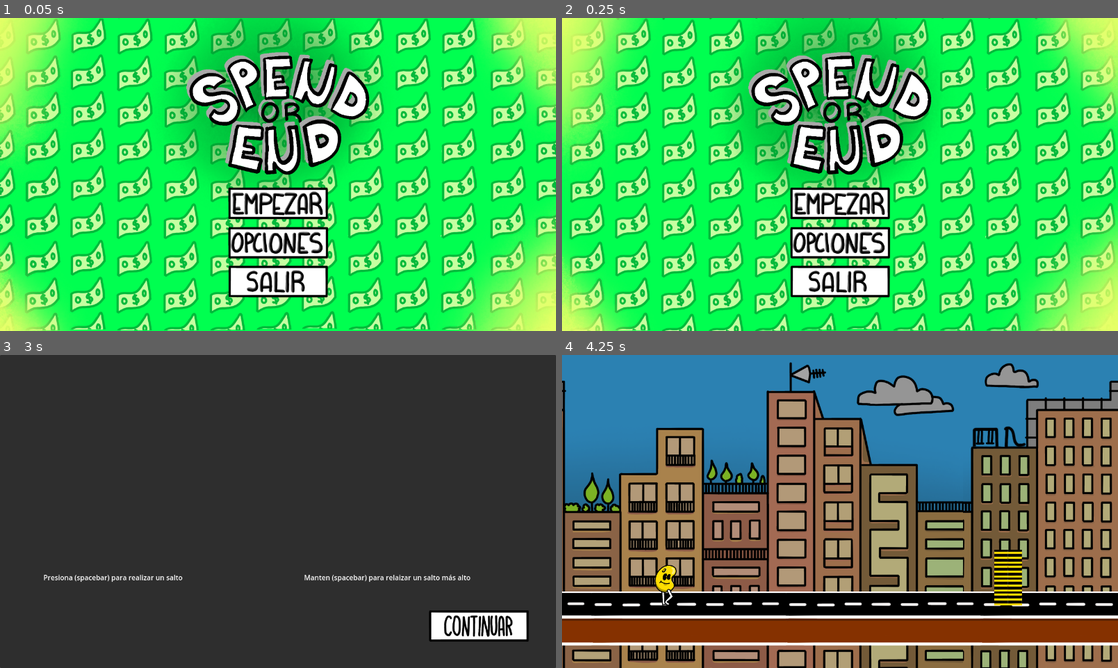
Above: before the commit, frames 1-4 (two rows, left to right).
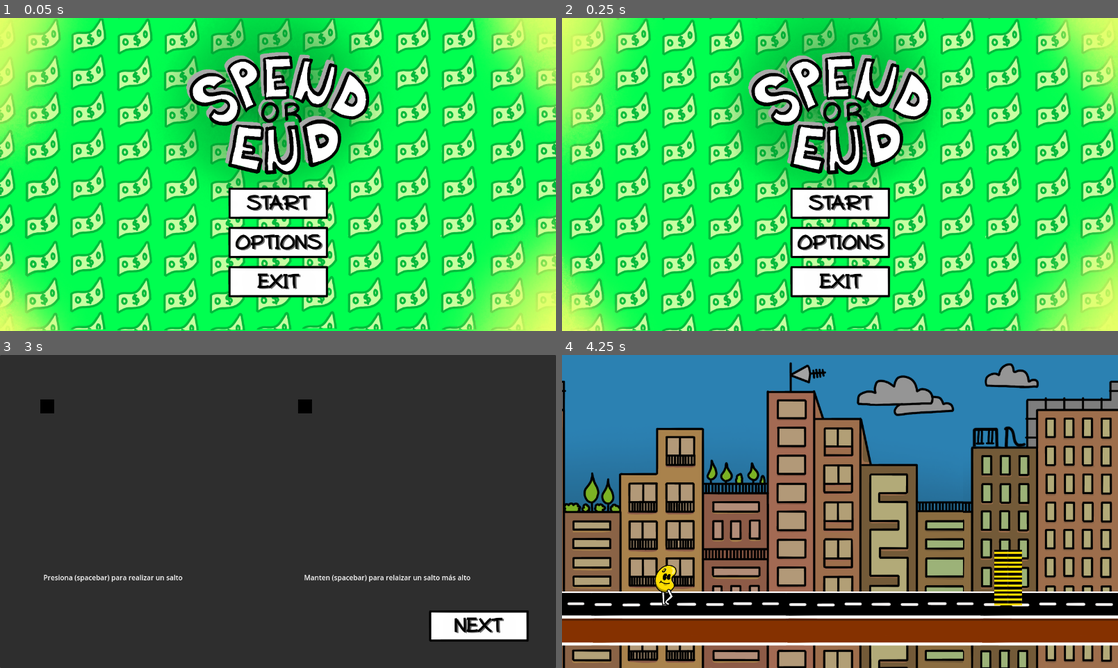
Above: after the commit, the same moments.

Repository: Passaaaa/spend_or_end
Game: Godot game, scene res://02_scenes/04_scenes/03_screens/MainMenu.tscn
Same seed, same stepped clock (60 frames per second), same inputs: the game is played once before the commit and once after it. This scene is started directly instead of the project's main scene. Video files are missing from this copy of the repository; at most half a second of black plays in their place.
Inputs (mouse positions are in pixels of both pictures, inside the frame that each line leads up to):
- Up to frame 1 (0.05 s): no input
- Up to frame 2 (0.25 s): no input
- Up to frame 3 (3 s): click (278, 580) at 0.5 s; click "VOLVER" at 1.25 s; click (278, 539) at 2 s; click (478, 627) at 2.75 s
- Up to frame 4 (4.25 s): click (1040, 627) at 3.5 s

The runs differ from the first frame. In frame 1, 2.6% of the frame differs, in the area x 41-59%, y 54-90%; in frame 2, 2.6%; in frame 3, 0.8%; in frame 4, nothing differs.

Commit message:
probar cosas de ui

Diff:
--- a/02_scenes/04_scenes/03_screens/MainMenu.tscn
+++ b/02_scenes/04_scenes/03_screens/MainMenu.tscn
@@ -1,21 +1,18 @@
-[gd_scene load_steps=22 format=3 uid="uid://cfcmhdj054sqe"]
+[gd_scene load_steps=19 format=3 uid="uid://cfcmhdj054sqe"]
 
 [ext_resource type="Script" path="res://03_scripts/03_UI/MainMenu.gd" id="1_77v5r"]
 [ext_resource type="Texture2D" uid="uid://d227a8uaur7pc" path="res://01_assets/01_sprites/03_UI/Background.png" id="2_qgjhp"]
 [ext_resource type="Texture2D" uid="uid://cspnj51jwyur3" path="res://01_assets/01_sprites/03_UI/Title.png" id="3_gn24h"]
 [ext_resource type="Texture2D" uid="uid://cs5lkr2wk0jtv" path="res://01_assets/01_sprites/03_UI/BackGif01.png" id="3_nequp"]
-[ext_resource type="Texture2D" uid="uid://cthej8geo7ylh" path="res://01_assets/01_sprites/03_UI/Buttons/Empezar.png" id="4_regyy"]
 [ext_resource type="Texture2D" uid="uid://cf5jrht86htey" path="res://01_assets/01_sprites/03_UI/BackGif02.png" id="4_yx8lb"]
-[ext_resource type="Texture2D" uid="uid://cuorpnvflri2b" path="res://01_assets/01_sprites/03_UI/Buttons/Opciones.png" id="5_1t867"]
-[ext_resource type="Texture2D" uid="uid://bab6wjngx1l7p" path="res://01_assets/01_sprites/03_UI/Buttons/EmpezarPressed.png" id="5_lpky5"]
-[ext_resource type="Texture2D" uid="uid://b7oyq1qj1oyj3" path="res://01_assets/01_sprites/03_UI/Buttons/Empezar Hovered.png" id="5_vs0m2"]
 [ext_resource type="Texture2D" uid="uid://08e0uhrwx56q" path="res://01_assets/01_sprites/03_UI/BackGif03.png" id="5_wbweq"]
-[ext_resource type="Texture2D" uid="uid://cg27ikts5oepd" path="res://01_assets/01_sprites/03_UI/Buttons/Salir.png" id="6_fomvh"]
 [ext_resource type="Texture2D" uid="uid://cdt76t6c30uqf" path="res://01_assets/01_sprites/03_UI/Background02.png" id="6_r320i"]
-[ext_resource type="Texture2D" uid="uid://3k7id4mstwxq" path="res://01_assets/01_sprites/03_UI/Buttons/OpcionesPressed.png" id="8_uk86y"]
-[ext_resource type="Texture2D" uid="uid://d0uv7gvn3xp8a" path="res://01_assets/01_sprites/03_UI/Buttons/OpcionesHovered.png" id="9_n4jg1"]
-[ext_resource type="Texture2D" uid="uid://2idbhj6a5pyt" path="res://01_assets/01_sprites/03_UI/Buttons/SalirPressed.png" id="11_s01ie"]
-[ext_resource type="Texture2D" uid="uid://bfc75xiugt4sl" path="res://01_assets/01_sprites/03_UI/Buttons/SalirHovered.png" id="12_beful"]
+[ext_resource type="Texture2D" uid="uid://dlwip8214ukye" path="res://01_assets/01_sprites/03_UI/Buttons/Normal.png" id="8_rsdn2"]
+[ext_resource type="Texture2D" uid="uid://b0fdp0dlgajaa" path="res://01_assets/01_sprites/03_UI/Buttons/Pressed.png" id="9_8y1c4"]
+[ext_resource type="Texture2D" uid="uid://b7gcup3qgw0ti" path="res://01_assets/01_sprites/03_UI/Buttons/Hovered.png" id="10_oru7d"]
+[ext_resource type="LabelSettings" uid="uid://bhjg7yugc5g58" path="res://03_scripts/03_UI/ButtonLabelSettings.tres" id="11_njyvy"]
+[ext_resource type="VideoStream" path="res://01_assets/01_sprites/03_UI/Tuto/Salto.ogv" id="12_scw4j"]
+[ext_resource type="VideoStream" path="res://01_assets/01_sprites/03_UI/Tuto/Doblesalto.ogv" id="13_upulp"]
 [ext_resource type="Texture2D" uid="uid://8x0rjv0kt4vx" path="res://01_assets/01_sprites/03_UI/Buttons/Continuar.png" id="17_usoc3"]
 [ext_resource type="Texture2D" uid="uid://bvejhrmmeopk" path="res://01_assets/01_sprites/03_UI/Buttons/ContinuarPressed.png" id="18_k6xlx"]
 [ext_resource type="Texture2D" uid="uid://7b1yds1iyf6v" path="res://01_assets/01_sprites/03_UI/Buttons/ContinuarHovered.png" id="19_b3dyj"]
@@ -43,6 +40,7 @@
 script = ExtResource("1_77v5r")
 
 [node name="Background" type="TextureRect" parent="."]
+visible = false
 offset_right = 1280.0
 offset_bottom = 720.0
 texture = ExtResource("2_qgjhp")
@@ -78,28 +76,155 @@
 stretch_mode = 5
 
 [node name="Button_empezar" type="TextureButton" parent="Background/VBoxContainer"]
+clip_children = 2
 layout_mode = 2
-texture_normal = ExtResource("4_regyy")
-texture_pressed = ExtResource("5_lpky5")
-texture_hover = ExtResource("5_vs0m2")
-stretch_mode = 3
+texture_normal = ExtResource("8_rsdn2")
+texture_pressed = ExtResource("9_8y1c4")
+texture_hover = ExtResource("10_oru7d")
+stretch_mode = 3
+
+[node name="Label" type="Label" parent="Background/VBoxContainer/Button_empezar"]
+layout_mode = 1
+anchors_preset = -1
+anchor_left = 0.251
+anchor_top = 0.168
+anchor_right = 0.749
+anchor_bottom = 0.832
+offset_left = -0.110016
+offset_right = 0.109985
+grow_horizontal = 2
+grow_vertical = 2
+text = "START"
+label_settings = ExtResource("11_njyvy")
+horizontal_alignment = 1
+vertical_alignment = 1
+autowrap_mode = 3
+clip_text = true
+text_direction = 1
 
 [node name="Button_opciones" type="TextureButton" parent="Background/VBoxContainer"]
 layout_mode = 2
-texture_normal = ExtResource("5_1t867")
-texture_pressed = ExtResource("8_uk86y")
-texture_hover = ExtResource("9_n4jg1")
-stretch_mode = 3
+texture_normal = ExtResource("8_rsdn2")
+texture_pressed = ExtResource("9_8y1c4")
+texture_hover = ExtResource("10_oru7d")
+stretch_mode = 3
+
+[node name="Label" type="Label" parent="Background/VBoxContainer/Button_opciones"]
+layout_mode = 1
+anchors_preset = -1
+anchor_left = 0.249
+anchor_top = 0.168
+anchor_right = 0.741
+anchor_bottom = 0.832
+offset_left = 0.109985
+offset_right = 5.98996
+text = "OPTIONS"
+label_settings = ExtResource("11_njyvy")
+horizontal_alignment = 1
+vertical_alignment = 1
 
 [node name="Button_salir" type="TextureButton" parent="Background/VBoxContainer"]
 layout_mode = 2
 toggle_mode = true
-texture_normal = ExtResource("6_fomvh")
-texture_pressed = ExtResource("11_s01ie")
-texture_hover = ExtResource("12_beful")
-stretch_mode = 3
+texture_normal = ExtResource("8_rsdn2")
+texture_pressed = ExtResource("9_8y1c4")
+texture_hover = ExtResource("10_oru7d")
+stretch_mode = 3
+
+[node name="Label" type="Label" parent="Background/VBoxContainer/Button_salir"]
+layout_mode = 1
+anchors_preset = -1
+anchor_left = 0.249
+anchor_top = 0.168
+anchor_right = 0.741
+anchor_bottom = 0.832
+offset_left = 0.109985
+offset_right = 5.98996
+text = "EXIT"
+label_settings = ExtResource("11_njyvy")
+horizontal_alignment = 1
+vertical_alignment = 1
 
 [node name="TutorialPanel" type="Panel" parent="."]
+anchors_preset = 15
+anchor_right = 1.0
+anchor_bottom = 1.0
+grow_horizontal = 2
+grow_vertical = 2
+
+[node name="Label_saltoSimple" type="Label" parent="TutorialPanel"]
+layout_mode = 0
+offset_left = 100.0
+offset_top = 500.0
+offset_right = 421.0
+offset_bottom = 523.0
+text = "Presiona (spacebar) para realizar un salto"
+
+[node name="Label_saltoAlto" type="Label" parent="TutorialPanel"]
+layout_mode = 0
+offset_left = 700.0
+offset_top = 500.0
+offset_right = 1084.0
+offset_bottom = 523.0
+text = "Manten (spacebar) para relaizar un salto más alto"
+
+[node name="Button_empezarLvl" type="TextureButton" parent="TutorialPanel"]
+layout_mode = 0
+offset_left = 980.0
+offset_top = 580.0
+offset_right = 1330.0
+offset_bottom = 705.0
+scale = Vector2(0.7, 0.7)
+texture_normal = ExtResource("8_rsdn2")
+texture_pressed = ExtResource("9_8y1c4")
+texture_hover = ExtResource("10_oru7d")
+stretch_mode = 3
+
+[node name="Label" type="Label" parent="TutorialPanel/Button_empezarLvl"]
+layout_mode = 1
+anchors_preset = -1
+anchor_left = 0.098
+anchor_top = 0.168
+anchor_right = 0.898
+anchor_bottom = 0.824
+offset_left = -0.0143433
+offset_top = -1.00002
+offset_right = -0.0143738
+offset_bottom = -2.28882e-05
+text = "NEXT"
+label_settings = ExtResource("11_njyvy")
+horizontal_alignment = 1
+vertical_alignment = 1
+
+[node name="Salto" type="VideoStreamPlayer" parent="TutorialPanel"]
+clip_contents = true
+layout_mode = 1
+anchors_preset = -1
+anchor_left = 0.073
+anchor_top = 0.087
+anchor_right = 0.573
+anchor_bottom = 0.642
+offset_left = -0.44001
+offset_top = 39.36
+offset_right = 639.56
+offset_bottom = 359.76
+scale = Vector2(0.5, 0.5)
+stream = ExtResource("12_scw4j")
+autoplay = true
+loop = true
+
+[node name="DobleSalto" type="VideoStreamPlayer" parent="TutorialPanel"]
+layout_mode = 0
+offset_left = 686.0
+offset_top = 102.0
+offset_right = 1966.0
+offset_bottom = 822.0
+scale = Vector2(0.5, 0.5)
+stream = ExtResource("13_upulp")
+autoplay = true
+loop = true
+
+[node name="IntroPanel" type="Panel" parent="."]
 visible = false
 anchors_preset = 15
 anchor_right = 1.0
@@ -107,23 +232,7 @@
 grow_horizontal = 2
 grow_vertical = 2
 
-[node name="Label_saltoSimple" type="Label" parent="TutorialPanel"]
-layout_mode = 0
-offset_left = 100.0
-offset_top = 500.0
-offset_right = 421.0
-offset_bottom = 523.0
-text = "Presiona (spacebar) para realizar un salto"
-
-[node name="Label_saltoAlto" type="Label" parent="TutorialPanel"]
-layout_mode = 0
-offset_left = 700.0
-offset_top = 500.0
-offset_right = 1084.0
-offset_bottom = 523.0
-text = "Manten (spacebar) para relaizar un salto más alto"
-
-[node name="Button_empezarLvl" type="TextureButton" parent="TutorialPanel"]
+[node name="Button_tutorial" type="TextureButton" parent="IntroPanel"]
 layout_mode = 0
 offset_left = 980.0
 offset_top = 580.0
@@ -135,26 +244,6 @@
 texture_hover = ExtResource("19_b3dyj")
 stretch_mode = 3
 
-[node name="IntroPanel" type="Panel" parent="."]
-visible = false
-anchors_preset = 15
-anchor_right = 1.0
-anchor_bottom = 1.0
-grow_horizontal = 2
-grow_vertical = 2
-
-[node name="Button_tutorial" type="TextureButton" parent="IntroPanel"]
-layout_mode = 0
-offset_left = 980.0
-offset_top = 580.0
-offset_right = 1330.0
-offset_bottom = 705.0
-scale = Vector2(0.7, 0.7)
-texture_normal = ExtResource("17_usoc3")
-texture_pressed = ExtResource("18_k6xlx")
-texture_hover = ExtResource("19_b3dyj")
-stretch_mode = 3
-
 [node name="TextureRect" type="TextureRect" parent="IntroPanel"]
 layout_mode = 0
 offset_left = 228.0
--- /dev/null
+++ b/03_scripts/03_UI/ButtonLabelSettings.tres
@@ -0,0 +1,13 @@
+[gd_resource type="LabelSettings" load_steps=2 format=3 uid="uid://bhjg7yugc5g58"]
+
+[ext_resource type="FontFile" uid="uid://0c8blrst4tvx" path="res://01_assets/02_fonts/typo_comica/Typo_Comica_demo.otf" id="1_8v163"]
+
+[resource]
+font = ExtResource("1_8v163")
+font_size = 63
+font_color = Color(0, 0, 0, 1)
+outline_size = 4
+outline_color = Color(0, 0, 0, 1)
+shadow_size = 2
+shadow_color = Color(0.411765, 0.411765, 0.411765, 1)
+shadow_offset = Vector2(5, 3)
Binary file added: 01_assets/01_sprites/03_UI/Buttons/Hovered.png
Not shown, added: 01_assets/01_sprites/03_UI/Buttons/Hovered.png.import
Binary file added: 01_assets/01_sprites/03_UI/Buttons/Normal.png
Not shown, added: 01_assets/01_sprites/03_UI/Buttons/Normal.png.import
Binary file added: 01_assets/01_sprites/03_UI/Buttons/Pressed.png
Not shown, added: 01_assets/01_sprites/03_UI/Buttons/Pressed.png.import
Not shown, added: 01_assets/01_sprites/03_UI/Tuto/Doblesalto.mov
Not shown, added: 01_assets/01_sprites/03_UI/Tuto/Doblesalto.ogv
Not shown, added: 01_assets/01_sprites/03_UI/Tuto/Sal4BB.tmp
Not shown, added: 01_assets/01_sprites/03_UI/Tuto/Salto.mov
Not shown, added: 01_assets/01_sprites/03_UI/Tuto/Salto.ogv
